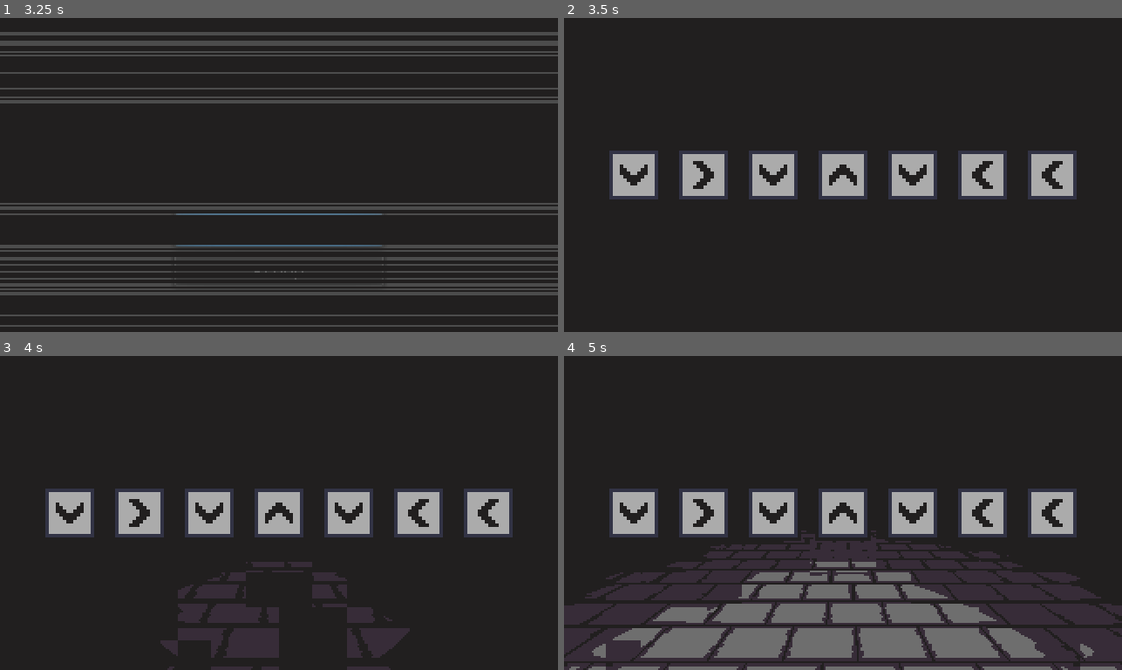
Above: before the commit, frames 1-4 (two rows, left to right).
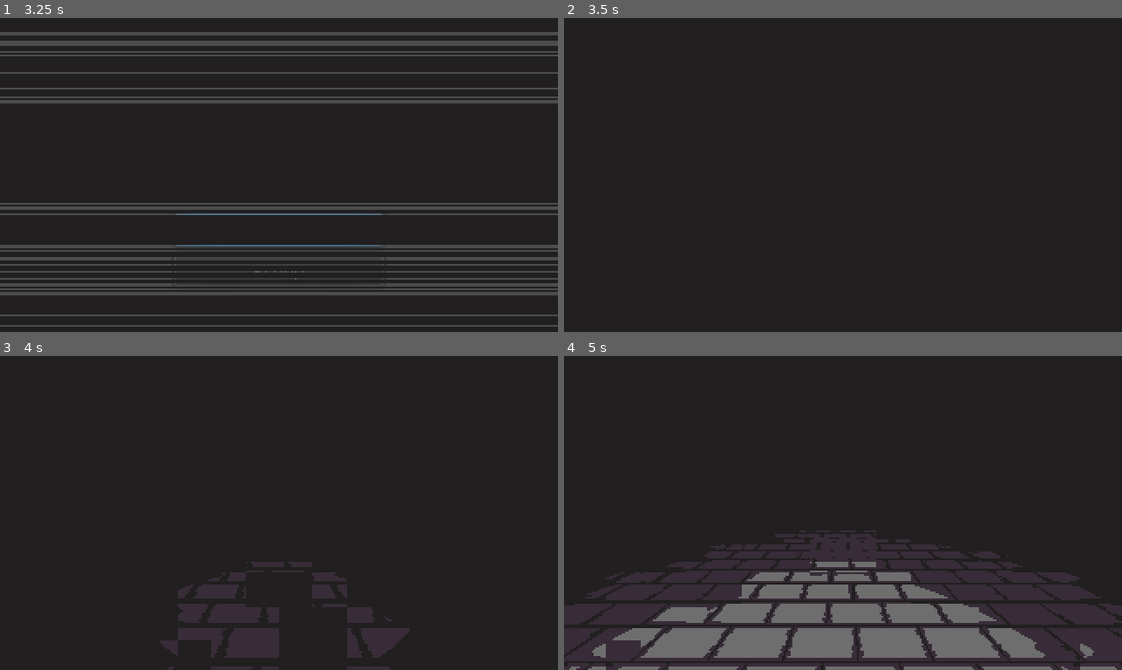
Above: after the commit, the same moments.

Repository: Kapendev/monologos
Game: Godot game, scene res://src/Main.tscn
The game is run twice, just before and just after one commit, with the same random seed, the same clock (stepped at 60 frames per second) and the same inputs.
Inputs:
- Up to frame 1 (3.25 s): click "Play" at 2 s
- Up to frame 2 (3.5 s): no input
- Up to frame 3 (4 s): no input
- Up to frame 4 (5 s): no input

Frame 1 is identical in both runs. In frame 2, 8.4% of the frame differs, in the area x 8-92%, y 42-58%; in frame 3, 8.4%; in frame 4, 8.4%, in the area x 8-92%, y 42-59%.

Commit message:
added support for 7x4 qte keys

Diff:
--- a/src/Lib.gd
+++ b/src/Lib.gd
@@ -2,6 +2,7 @@
 
 const SPRITES_PATH = "res://assets/sprites/{}.png"
 const SPLIT_PAT = "|"
+const C0 := Color(0, 0, 0, 0)
 const C1 := Color("#211f1f")
 const C2 := Color("#372c38")
 const C3 := Color("#6e6e6e")
--- a/src/gameplay/GameLevel.gd
+++ b/src/gameplay/GameLevel.gd
@@ -1,7 +1,11 @@
 extends Node
 
-var anim_time := 0.5
-var start_time := 2.5
+var is_attacking := false # maybe make a state thingy
+
+var key_time := 0.1
+var move_time := 0.3
+var map_time := 0.5
+var map_start_time := 2.5
 
 var grid: Lib.Grid
 var player: Vector2
@@ -12,6 +16,7 @@
 onready var tool_buttons := $ToolButtons
 onready var ui_map := $UiMap
 onready var ui_turn_counter := $UiTurnCounter
+onready var qte_screen := $QteScreen
 
 func _ready():
 	randomize()
@@ -21,20 +26,23 @@
 	for _i in range(randi() % 4):
 		spin_player_left()
 		game_map.spin_left_now()
-	grid.add_enemy(Vector2(2, 2), 0, 0, "mon2|hello") #roedpawojdpoawjs
+	grid.add_enemy(Vector2(2, 2), 0, 0, "mon2|lrludddrrr") #roedpawojdpoawjs
 	# Setup maps.
 	ui_map.grid = grid
-	game_map.show_map(start_time)
+	game_map.show_map(map_start_time)
 	# Setup buttons.
 	move_buttons.connect("pressed_spin_left", self, "on_pressed_spin_left")
 	move_buttons.connect("pressed_move", self, "on_pressed_move")
 	move_buttons.connect("pressed_spin_right", self, "on_pressed_spin_right")
 	tool_buttons.connect("pressed_map", self, "on_pressed_map")
 
-func enter_attack(target: Vector2) -> void:
+func attack(target: Vector2) -> void:
+	is_attacking = true
 	var enemy_data := grid.get_actor_data(target)
-	var sprite_name: String = enemy_data[0]
-	game_map.target.texture = Lib.load_sprite(sprite_name)
+	var enemy_name: String = enemy_data[0]
+	var enemy_codes: String = enemy_data[1]
+	game_map.target.texture = Lib.load_sprite(enemy_name)
+	qte_screen.create_keys(enemy_codes, key_time, move_time - key_time + 0.1)
 
 func spin_player_left() -> void:
 	match player_direction:
@@ -60,37 +68,38 @@
 
 func can_move() -> bool:
 	return game_map.is_map_visible() \
-	and not game_map.is_active()
+	and not game_map.is_active() \
+	and not is_attacking
 
 func on_pressed_spin_left() -> void:
 	if can_move():
-		game_map.spin_left()
+		game_map.spin_left(move_time)
 		spin_player_left()
+
+func on_pressed_spin_right() -> void:
+	if can_move():
+		game_map.spin_right(move_time)
+		spin_player_right()
 
 func on_pressed_move() -> void:
 	if can_move():
 		var target := player + player_direction
 		if grid.exists(target) and not grid.is_wall(target):
 			if grid.is_enemy(target):
-				enter_attack(target)
+				attack(target)
 			elif grid.is_friend(target):
 				print("talk")
 			player = grid.move_actor(player, target)
-			game_map.move()
+			game_map.move(move_time)
 			ui_turn_counter.add()
 		else:
-			game_map.dont_move()
-
-func on_pressed_spin_right() -> void:
-	if can_move():
-		game_map.spin_right()
-		spin_player_right()
+			game_map.dont_move(move_time)
 
 func on_pressed_map() -> void:
-	if not game_map.is_active():
+	if not game_map.is_active() and not is_attacking:
 		var is_map_visible: bool = game_map.is_map_visible()
-		game_map.set_map_visibility(not is_map_visible, anim_time)
-		ui_turn_counter.set_counter_visibility(not is_map_visible, anim_time)
-		ui_map.set_map_visibility(is_map_visible, anim_time)
+		game_map.set_map_visibility(not is_map_visible, map_time)
+		ui_turn_counter.set_counter_visibility(not is_map_visible, map_time)
+		ui_map.set_map_visibility(is_map_visible, map_time)
 		if is_map_visible:
 			ui_turn_counter.add()
--- a/src/gameplay/GameMap.gd
+++ b/src/gameplay/GameMap.gd
@@ -2,9 +2,6 @@
 
 const MOVE_VALUE := Vector3(0, 0, -0.815)
 const SPIN_VALUE := Vector3(0, PI / 2.0, 0)
-
-var move_time := 0.3
-var spin_time := 0.3
 
 export var ground_material : SpatialMaterial
 
@@ -52,13 +49,13 @@
 	# Target tween.
 	tween.interpolate_property(
 		target, "modulate",
-		Color(0, 0, 0, 0), target.modulate,
-		move_time / 2.0, Tween.TRANS_SINE
+		Lib.C0, target.modulate,
+		time / 2.0, Tween.TRANS_SINE
 	)
 	tween.interpolate_property(
 		target, "rect_scale",
 		Vector2(1, 1), target.rect_scale,
-		move_time / 2.0, Tween.TRANS_SINE
+		time / 2.0, Tween.TRANS_SINE
 	)
 	# Camera tween.
 	tween.interpolate_property(
@@ -68,25 +65,25 @@
 	)
 	tween.start()
 
-func dont_move() -> void:
+func dont_move(time: float) -> void:
 	tween.interpolate_property(
 		camera, "translation",
 		camera.translation, camera.translation + MOVE_VALUE.rotated(Vector3.UP, camera.rotation.y) / 2.0,
-		move_time / 2.0, Tween.TRANS_SINE
+		time / 2.0, Tween.TRANS_SINE
 	)
 	tween.interpolate_property(
 		camera, "translation",
 		camera.translation + MOVE_VALUE.rotated(Vector3.UP, camera.rotation.y) / 2.0, camera.translation,
-		move_time / 2.0, Tween.TRANS_SINE,
-		Tween.EASE_IN_OUT, move_time / 2.0
+		time / 2.0, Tween.TRANS_SINE,
+		Tween.EASE_IN_OUT, time / 2.0
 	)
 	tween.start()
 
-func move() -> void:
+func move(time: float) -> void:
 	tweeen(
 		"translation",
 		camera.translation + MOVE_VALUE.rotated(Vector3.UP, camera.rotation.y),
-		move_time
+		time
 	)
 
 func spin_left_now() -> void:
@@ -95,11 +92,11 @@
 func spin_right_now() -> void:
 	camera.rotation -= SPIN_VALUE
 
-func spin_left() -> void:
-	tweeen("rotation", camera.rotation + SPIN_VALUE, spin_time)
+func spin_left(time: float) -> void:
+	tweeen("rotation", camera.rotation + SPIN_VALUE, time)
 
-func spin_right() -> void:
-	tweeen("rotation", camera.rotation - SPIN_VALUE, spin_time)
+func spin_right(time: float) -> void:
+	tweeen("rotation", camera.rotation - SPIN_VALUE, time)
 
 func on_tween_all_completed() -> void:
 	camera.translation = camera_start_translation
--- a/src/ui/QteScreen.gd
+++ b/src/ui/QteScreen.gd
@@ -1,4 +1,85 @@
 extends Control
 
-func _ready():
-	print(name, ": add things here")
+const MAX_KEY_COUNT := 7
+
+const UP = "u"
+const DOWN = "d"
+const LEFT = "l"
+const RIGHT = "r"
+
+const A1_RES := preload("res://assets/sprites/arrowkey1.png")
+const A2_RES := preload("res://assets/sprites/arrowkey2.png")
+
+onready var boxes: VBoxContainer = $Boxes
+onready var base_key: TextureRect = $ArrowKey
+onready var tween: Tween = $Tween
+
+func is_active() -> bool:
+	return tween.is_active()
+
+func is_done() -> bool:
+	for box in boxes.get_children():
+		for child in box.get_children():
+			if child.modulate.a != 0:
+				return false
+	return true
+
+func press_key(code: String) -> bool:
+	"""Returns true if the current code is visible."""
+	for box in boxes.get_children():
+		for child in box.get_children():
+			if child.visible and child.modulate.a != 0:
+				if child.texture == A1_RES and child.flip_v == true:
+					if code == "u":
+						child.modulate.a = 0
+					return child.modulate.a == 0
+				elif child.texture == A1_RES:
+					if code == "d":
+						child.modulate.a = 0
+					return child.modulate.a == 0
+				elif child.texture == A2_RES and child.flip_h == true:
+					if code == "l":
+						child.modulate.a = 0
+					return child.modulate.a == 0
+				elif child.texture == A2_RES:
+					if code == "r":
+						child.modulate.a = 0
+					return child.modulate.a == 0
+	return false
+
+func remove_keys() -> void:
+	for box in boxes.get_children():
+		for child in box.get_children():
+			if child.visible:
+				child.queue_free()
+
+func create_keys(code: String, time: float, delay := 0.0) -> void:
+	remove_keys()
+	var box_id := 0
+	var box := boxes.get_child(box_id)
+	for c in code:
+		var key: TextureRect = base_key.duplicate()
+		match c:
+			UP:
+				key.texture = A1_RES
+				key.flip_v = true
+			DOWN:
+				key.texture = A1_RES
+			LEFT:
+				key.texture = A2_RES
+				key.flip_h = true
+			RIGHT:
+				key.texture = A2_RES
+		box.add_child(key)
+		if box.get_child_count() == MAX_KEY_COUNT:
+			box_id += 1
+			box = boxes.get_child(box_id)
+	for child in boxes.get_children():
+		child.modulate.a = 0
+		tween.interpolate_property(
+			child, "modulate",
+			child.modulate, Color.white,
+			time, Tween.TRANS_SINE,
+			Tween.EASE_IN_OUT, delay
+		)
+		tween.start()
--- a/src/ui/QteScreen.tscn
+++ b/src/ui/QteScreen.tscn
@@ -1,7 +1,5 @@
-[gd_scene load_steps=4 format=2]
+[gd_scene load_steps=2 format=2]
 
-[ext_resource path="res://assets/sprites/arrowkey1.png" type="Texture" id=1]
-[ext_resource path="res://assets/sprites/arrowkey2.png" type="Texture" id=2]
 [ext_resource path="res://src/ui/QteScreen.gd" type="Script" id=3]
 
 [node name="QteScreen" type="Control"]
@@ -10,75 +8,43 @@
 mouse_filter = 2
 script = ExtResource( 3 )
 
-[node name="HBoxContainer" type="HBoxContainer" parent="."]
-anchor_left = 0.5
-anchor_top = 0.5
-anchor_right = 0.5
-anchor_bottom = 0.5
-margin_left = -160.0
-margin_top = -90.0
-margin_right = 160.0
-margin_bottom = 90.0
-rect_scale = Vector2( 2, 2 )
-rect_pivot_offset = Vector2( 160, 90 )
+[node name="Boxes" type="VBoxContainer" parent="."]
+anchor_right = 1.0
+anchor_bottom = 1.0
+alignment = 1
+
+[node name="Box1" type="HBoxContainer" parent="Boxes"]
+margin_top = 84.0
+margin_right = 320.0
+margin_bottom = 84.0
 mouse_filter = 2
 alignment = 1
 
-[node name="Arrow1" type="TextureRect" parent="HBoxContainer"]
-margin_left = 92.0
-margin_right = 108.0
-margin_bottom = 180.0
+[node name="Box2" type="HBoxContainer" parent="Boxes"]
+margin_top = 88.0
+margin_right = 320.0
+margin_bottom = 88.0
 mouse_filter = 2
-texture = ExtResource( 1 )
+alignment = 1
+
+[node name="Box3" type="HBoxContainer" parent="Boxes"]
+margin_top = 92.0
+margin_right = 320.0
+margin_bottom = 92.0
+mouse_filter = 2
+alignment = 1
+
+[node name="Box4" type="HBoxContainer" parent="Boxes"]
+margin_top = 96.0
+margin_right = 320.0
+margin_bottom = 96.0
+mouse_filter = 2
+alignment = 1
+
+[node name="ArrowKey" type="TextureRect" parent="."]
+margin_right = 32.0
+margin_bottom = 32.0
+mouse_filter = 2
 stretch_mode = 4
 
-[node name="Arrow2" type="TextureRect" parent="HBoxContainer"]
-margin_left = 112.0
-margin_right = 128.0
-margin_bottom = 180.0
-mouse_filter = 2
-texture = ExtResource( 2 )
-stretch_mode = 4
-
-[node name="Arrow3" type="TextureRect" parent="HBoxContainer"]
-margin_left = 132.0
-margin_right = 148.0
-margin_bottom = 180.0
-mouse_filter = 2
-texture = ExtResource( 1 )
-stretch_mode = 4
-
-[node name="Arrow4" type="TextureRect" parent="HBoxContainer"]
-margin_left = 152.0
-margin_right = 168.0
-margin_bottom = 180.0
-mouse_filter = 2
-texture = ExtResource( 1 )
-stretch_mode = 4
-flip_v = true
-
-[node name="Arrow5" type="TextureRect" parent="HBoxContainer"]
-margin_left = 172.0
-margin_right = 188.0
-margin_bottom = 180.0
-mouse_filter = 2
-texture = ExtResource( 1 )
-stretch_mode = 4
-
-[node name="Arrow6" type="TextureRect" parent="HBoxContainer"]
-margin_left = 192.0
-margin_right = 208.0
-margin_bottom = 180.0
-mouse_filter = 2
-texture = ExtResource( 2 )
-stretch_mode = 4
-flip_h = true
-
-[node name="Arrow7" type="TextureRect" parent="HBoxContainer"]
-margin_left = 212.0
-margin_right = 228.0
-margin_bottom = 180.0
-mouse_filter = 2
-texture = ExtResource( 2 )
-stretch_mode = 4
-flip_h = true
+[node name="Tween" type="Tween" parent="."]
Binary file changed: assets/sprites/arrowkey1.png
Binary file changed: assets/sprites/arrowkey2.png
